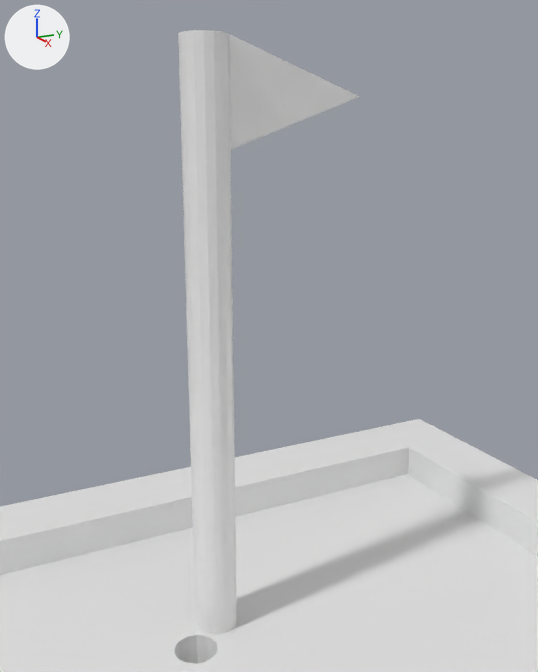
Before and after pictures for a commit that changed the Blender file minigolf/minigolf_hole1.blend.
The view is the same before and after, from a camera (50 mm lens) standing at (-5.094, -0.527, 1.24) and looking at (-6.566, 0.231, 0.796). Lighting does not change. The marker at upper left points along +X, +Y and +Z.

Names of what the first picture shows: 'Flag', 'Hole'.
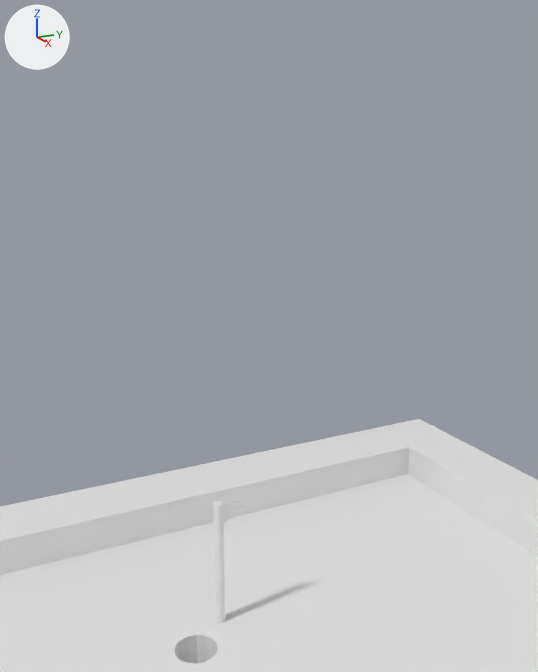
Commit message: Resized flag in minigolf hole

Where the change shows, as pixel boxes (x1, y1, x2, y2) in the pictures (538 x 672 px):
```json
{"object": "Flag", "change": "mesh rescaled, moved", "before": [178, 30, 360, 635], "after": [213, 501, 251, 623], "on screen": "79% narrower, 80% shorter"}
```

Scene script edits in JSON lines:
```json
{"block": "me_flag", "where": "me_flag.from_pydata(...)  # 51 vertices, 21 faces; spans x -6.603..-6.503, y 0.03..0.439, z 0.08..1.433"}
{"block": "me_flag", "where": "# used by ob_flag; location = (0.0, 0.0, 0.0)"}
{"block": "me_flag", "change": "me_flag part 1: the whole mesh is scaled about its middle by 0.232, then moved by (0.0, -0.107, -0.505)"}
{"op": "set", "path": "ob_flag.location", "old": "(0.0, 0.0, 0.0)", "new": "(0.0, 0.0, 0.004)"}
```
